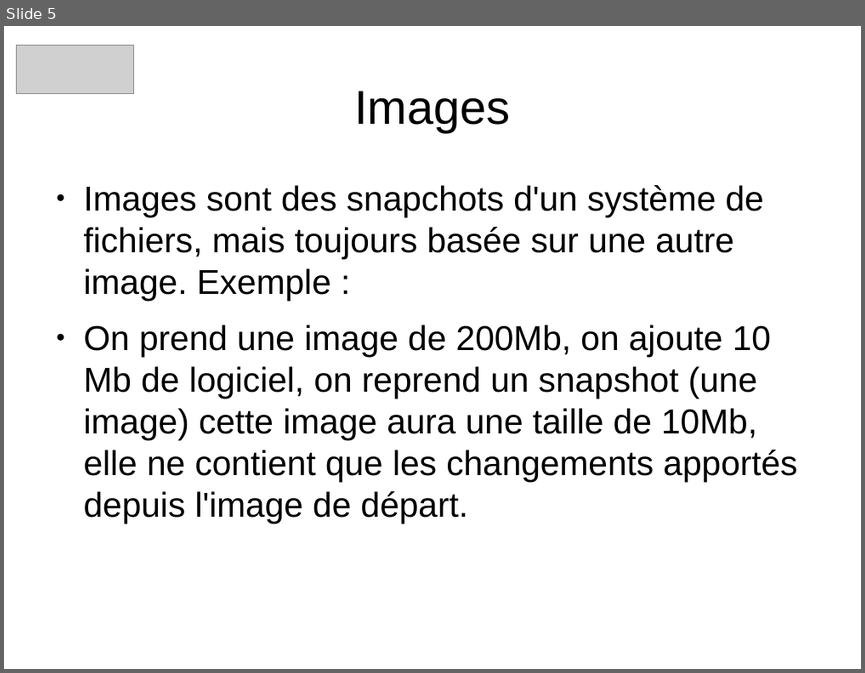
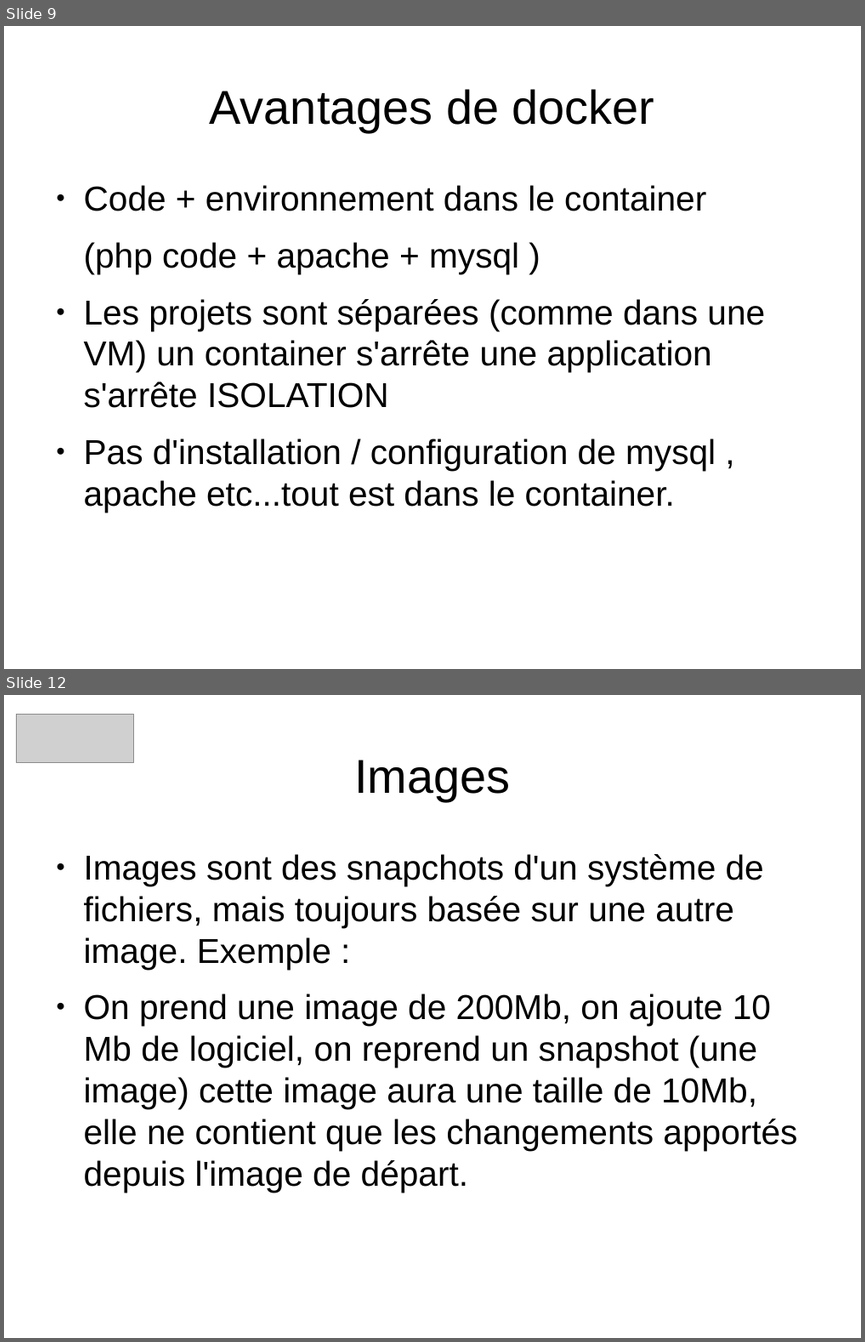
Before and after one commit to heylve/current, a slide deck: Rencontre_devs/docker_dev_conf_20_11_2017.odp. Shown one above the other, each under a label of ours: slide 5 before the commit, slides 9 and 12 after it; the slides between them are not shown. The pictures are 865x673 and 865x1342 pixels, drawn with LibreOffice and Linux fonts; fonts in the diff are those of the drawing; grey boxes stand for pictures. Boxes give left, top, right and bottom in pixels: in the first picture for what was removed or moved away, otherwise in the second. Text is boxed around its words. In the diff, an @@ line names an element or a change of style, - is before the commit and + after.

Commit message:
docker pres ..

```diff
--- a/Rencontre_devs/docker_dev_conf_20_11_2017.odp
+++ b/Rencontre_devs/docker_dev_conf_20_11_2017.odp
@@ slide 9 added at (4, 26, 861, 669), background #FFFFFF @@
@@ title added at (210, 89, 655, 132), 44 pt, text #000000 @@
+Avantages de docker
@@ text added at (84, 185, 765, 511), 32 pt, text #000000 @@
+● Code + environnement dans le container
+(php code + apache + mysql )
+● Les projets sont séparées (comme dans une VM) un container s'arrête une application s'arrête ISOLATION
+● Pas d'installation / configuration de mysql , apache etc...tout est dans le container.
@@ what was slide 5 is now slide 12 @@
```
Also in this commit, not shown: 4 slides changed, 8 other slides added, 1 slide removed.
